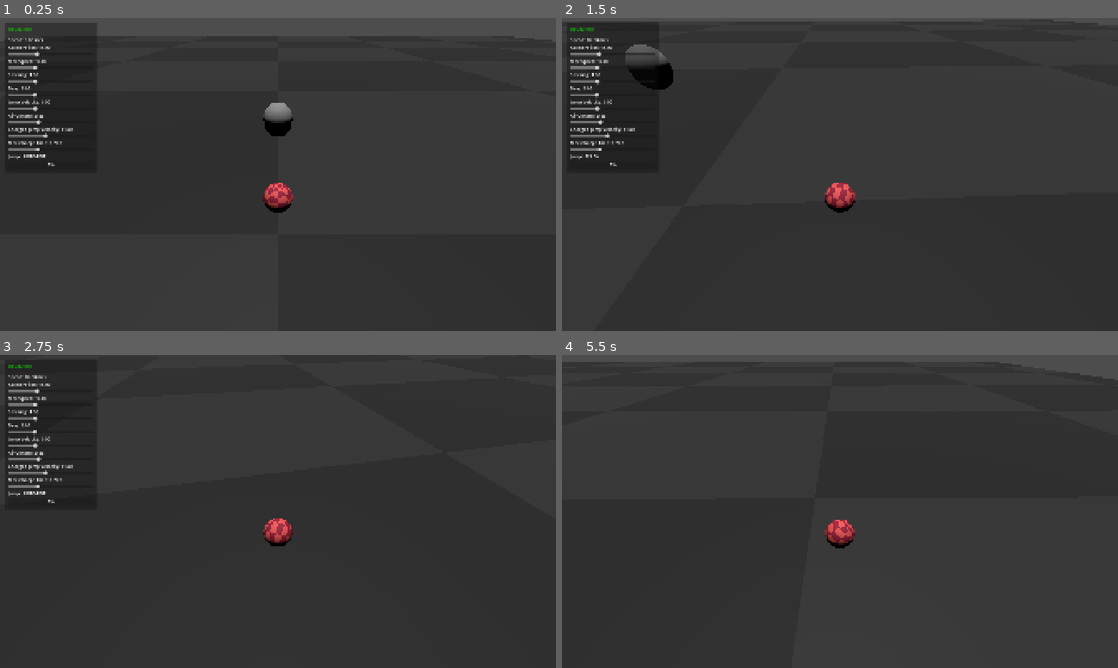
Above: before the commit, frames 1-4 (two rows, left to right).
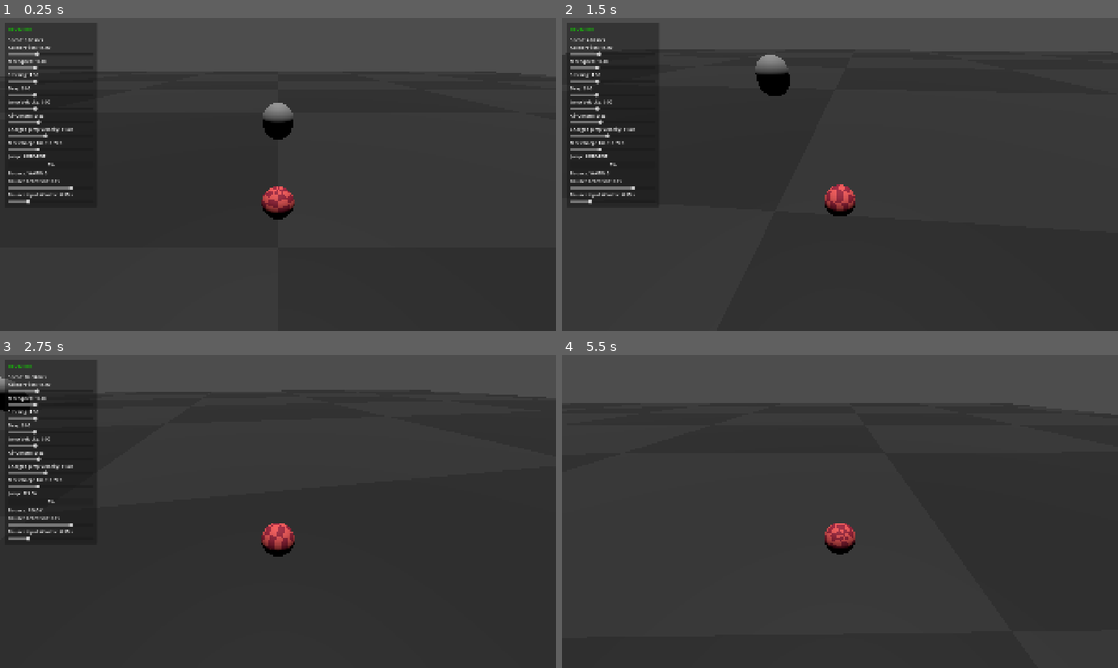
Above: after the commit, the same moments.

Repository: mika-marcondes/axie-jam
Game: Godot game, scene res://scenes/contest/contest_greybox.tscn
Two runs of this game, one before a commit and one after it. Both use one fixed random seed, a clock stepped at 60 frames per second and the inputs below.
Inputs:
- Up to frame 1 (0.25 s): no input
- Up to frame 2 (1.5 s): hold Right (move_right) 0.53-1.28 s; hold Space (jump) 0.53-1.28 s; hold Down (move_back) from 1.28 s (still down); tap Q (camera_left) at 1.35 s
- Up to frame 3 (2.75 s): tap Space (jump) at 1.52, 1.55, 1.82 s; release Down (move_back) at 2.03 s; hold Right (move_right) from 2.03 s (still down); hold Space (jump) from 2.03 s (still down); tap E (camera_right) at 2.1 s
- Up to frame 4 (5.5 s): release Right (move_right) at 2.78 s; release Space (jump) at 2.78 s; hold W (move_forward) 2.78-3.53 s; tap 1 (toggle_dev_mode) at 2.85 s; tap Space (jump) at 3.02, 3.05, 3.32, 4.52, 4.55, 4.82 s; hold Space (jump) 3.53-4.28 s; hold Left (move_left) 3.53-5.03 s; tap Q (camera_left) at 4.35 s; hold Down (move_back) from 5.03 s (still down); hold Space (jump) from 5.03 s (still down); tap E (camera_right) at 5.1 s

The runs differ from the first frame. In frame 1, 5.6% of the frame differs, in the area x 0-100%, y 5-65%; in frame 2, 6.0%; in frame 3, 7.3%, in the area x 0-100%, y 0-65%; in frame 4, 7.2%.

Commit message:
tap to bounce

Diff:
--- a/scenes/contest/contest_greybox.tscn
+++ b/scenes/contest/contest_greybox.tscn
@@ -47,7 +47,7 @@
 [node name="YawPivot" type="Node3D" parent="CameraRig" unique_id=513869149]
 
 [node name="Camera3D" type="Camera3D" parent="CameraRig/YawPivot" unique_id=1367971218]
-transform = Transform3D(1, 0, 0, 0, 1, 0, 0, 0, 1, 0, 5, 5)
+transform = Transform3D(1, 0, 0, 0, 1, 0, 0, 0, 1, 0, 4, 5)
 current = true
 
 [node name="DevUI" parent="." unique_id=1027784577 instance=ExtResource("5_dc481")]
--- a/scenes/player/ball_controller.gd
+++ b/scenes/player/ball_controller.gd
@@ -19,6 +19,12 @@
 var jump_charge_time: float = 0.0
 var is_charging_jump: bool = false
 
+@export_category("Bounce")
+@export_range(0.0, 1.0, 0.05) var bounce_retention: float = 0.75
+@export var bounce_input_window: float = 0.15
+
+var bounce_input_timer: float = 0.0
+
 @export_category("References")
 @export var movement_reference: Node3D
 
@@ -28,14 +34,53 @@
 
 
 func _physics_process(delta: float) -> void:
+	update_bounce_input(delta)
 	handle_jump(delta)
 	apply_gravity(delta)
 	handle_movement(delta)
 
+	var was_on_floor: bool = is_on_floor()
+	var impact_velocity: float = velocity.y
+
 	move_and_slide()
+
+	handle_landing_bounce(was_on_floor, impact_velocity)
 
 	update_visual_rotation(delta)
 	check_fall_reset()
+
+
+func handle_landing_bounce(
+	was_on_floor: bool,
+	impact_velocity: float
+) -> void:
+	if was_on_floor or not is_on_floor():
+		return
+
+	if bounce_input_timer <= 0.0:
+		return
+
+	var impact_speed: float = maxf(-impact_velocity, 0.0)
+	var bounce_velocity: float = impact_speed * bounce_retention
+
+	var min_bounce_velocity: float = jump_velocity * 0.75
+	var max_bounce_velocity: float = charged_jump_velocity
+
+	bounce_velocity = clampf(
+		bounce_velocity,
+		min_bounce_velocity,
+		max_bounce_velocity
+	)
+
+	velocity.y = bounce_velocity
+	bounce_input_timer = 0.0
+
+
+func update_bounce_input(delta: float) -> void:
+	bounce_input_timer = maxf(bounce_input_timer - delta, 0.0)
+
+	if Input.is_action_just_pressed("jump") and not is_on_floor():
+		bounce_input_timer = bounce_input_window
 
 
 func handle_jump(delta: float) -> void:
--- a/scenes/ui/dev_panel.tscn
+++ b/scenes/ui/dev_panel.tscn
@@ -98,3 +98,21 @@
 
 [node name="JumpChargeBar" type="ProgressBar" parent="PanelContainer/MarginContainer/VBoxContainer" unique_id=124955278]
 layout_mode = 2
+
+[node name="BounceStatusLabel" type="Label" parent="PanelContainer/MarginContainer/VBoxContainer" unique_id=1758656371]
+layout_mode = 2
+text = "Bounce Status"
+
+[node name="BounceRetentionValue" type="Label" parent="PanelContainer/MarginContainer/VBoxContainer" unique_id=656562463]
+layout_mode = 2
+text = "Bounce Retention"
+
+[node name="BounceRetentionSlider" type="HSlider" parent="PanelContainer/MarginContainer/VBoxContainer" unique_id=1963066247]
+layout_mode = 2
+
+[node name="BounceInputWindowValue" type="Label" parent="PanelContainer/MarginContainer/VBoxContainer" unique_id=682910045]
+layout_mode = 2
+text = "Bounce Input Window"
+
+[node name="BounceInputWindowSlider" type="HSlider" parent="PanelContainer/MarginContainer/VBoxContainer" unique_id=1427369711]
+layout_mode = 2
--- a/scripts/ui/dev_panel.gd
+++ b/scripts/ui/dev_panel.gd
@@ -31,6 +31,12 @@
 
 @onready var jump_status_label: Label = $PanelContainer/MarginContainer/VBoxContainer/JumpStatusLabel
 @onready var jump_charge_bar: ProgressBar = $PanelContainer/MarginContainer/VBoxContainer/JumpChargeBar
+
+@onready var bounce_status_label: Label = $PanelContainer/MarginContainer/VBoxContainer/BounceStatusLabel
+@onready var bounce_retention_value: Label = $PanelContainer/MarginContainer/VBoxContainer/BounceRetentionValue
+@onready var bounce_retention_slider: HSlider = $PanelContainer/MarginContainer/VBoxContainer/BounceRetentionSlider
+@onready var bounce_input_window_value: Label = $PanelContainer/MarginContainer/VBoxContainer/BounceInputWindowValue
+@onready var bounce_input_window_slider: HSlider = $PanelContainer/MarginContainer/VBoxContainer/BounceInputWindowSlider
 
 var ball: BallController
 
@@ -54,6 +60,7 @@
 	speed_label.text = "Speed: %.2f m/s" % horizontal_speed
 
 	update_jump_debug()
+	update_bounce_debug()
 
 
 func _unhandled_input(event: InputEvent) -> void:
@@ -93,6 +100,14 @@
 	max_charge_time_slider.min_value = 0.1
 	max_charge_time_slider.max_value = 2.0
 	max_charge_time_slider.step = 0.05
+
+	bounce_retention_slider.min_value = 0.0
+	bounce_retention_slider.max_value = 1.0
+	bounce_retention_slider.step = 0.05
+
+	bounce_input_window_slider.min_value = 0.05
+	bounce_input_window_slider.max_value = 0.5
+	bounce_input_window_slider.step = 0.01
 
 
 	acceleration_slider.value_changed.connect(_on_acceleration_changed)
@@ -103,6 +118,9 @@
 	air_control_slider.value_changed.connect(_on_air_control_changed)
 	charged_jump_velocity_slider.value_changed.connect(_on_charged_jump_velocity_changed)
 	max_charge_time_slider.value_changed.connect(_on_max_charge_time_changed)
+	bounce_retention_slider.value_changed.connect(_on_bounce_retention_changed)
+	bounce_input_window_slider.value_changed.connect(_on_bounce_input_window_changed)
+
 
 func sync_sliders_from_ball() -> void:
 	if ball == null:
@@ -116,6 +134,8 @@
 	air_control_slider.value = ball.air_control
 	charged_jump_velocity_slider.value = ball.charged_jump_velocity
 	max_charge_time_slider.value = ball.max_charge_time
+	bounce_retention_slider.value = ball.bounce_retention
+	bounce_input_window_slider.value = ball.bounce_input_window
 
 
 func update_parameter_labels() -> void:
@@ -130,6 +150,8 @@
 	air_control_value.text = "Air Control: %.2f" % ball.air_control
 	charged_jump_velocity_value.text = "Charged Jump Velocity: %.2f" % ball.charged_jump_velocity
 	max_charge_time_value.text = "Max Charge Time: %.2f s" % ball.max_charge_time
+	bounce_retention_value.text = "Bounce Retention: %.2f" % ball.bounce_retention
+	bounce_input_window_value.text = "Bounce Input Window: %.2f s" % ball.bounce_input_window
 
 
 func update_jump_debug() -> void:
@@ -155,6 +177,18 @@
 		jump_status_label.text = "Jump: AIRBORNE"
 
 
+func update_bounce_debug() -> void:
+	if ball == null:
+		return
+
+	if ball.bounce_input_timer > 0.0:
+		bounce_status_label.text = "Bounce: BUFFERED (%.2f s)" % ball.bounce_input_timer
+	elif ball.is_on_floor():
+		bounce_status_label.text = "Bounce: READY"
+	else:
+		bounce_status_label.text = "Bounce: WAITING"
+
+
 func _on_acceleration_changed(value: float) -> void:
 	ball.acceleration = value
 	update_parameter_labels()
@@ -193,3 +227,13 @@
 func _on_max_charge_time_changed(value: float) -> void:
 	ball.max_charge_time = value
 	update_parameter_labels()
+
+
+func _on_bounce_retention_changed(value: float) -> void:
+	ball.bounce_retention = value
+	update_parameter_labels()
+
+
+func _on_bounce_input_window_changed(value: float) -> void:
+	ball.bounce_input_window = value
+	update_parameter_labels()
